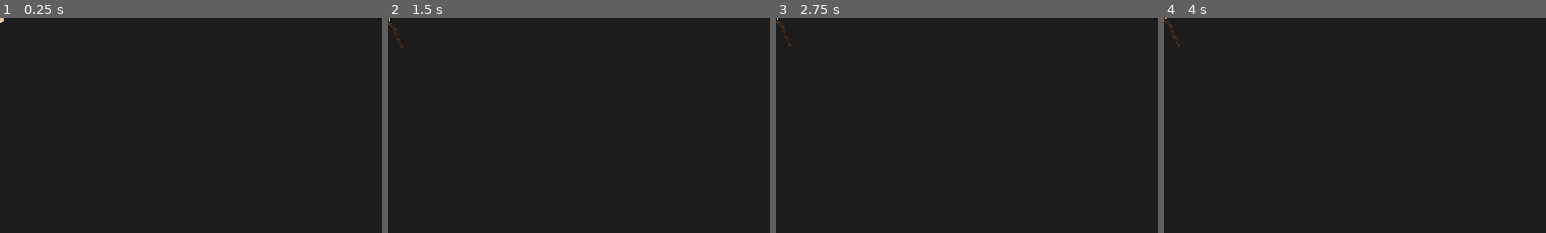
Above: before the commit, frames 1-4 (left to right).
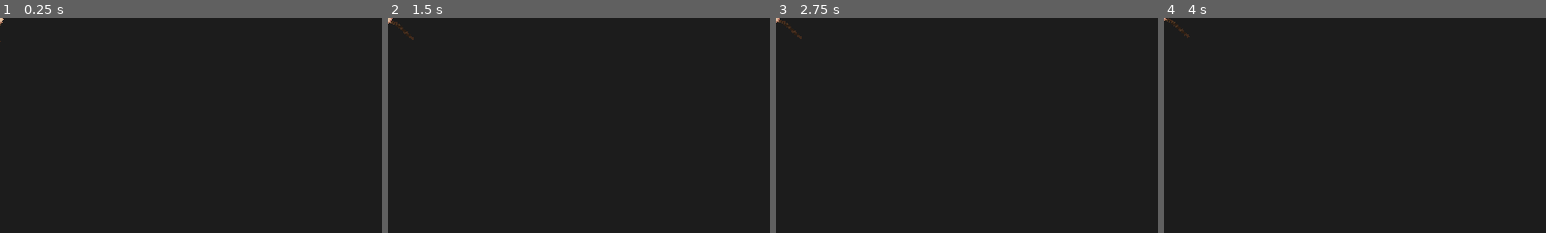
Above: after the commit, the same moments.

Repository: PbssSoftware/Core_Bound
Game: Godot game, scene res://Scenes/Body_parts/magic_weapons/emerald_staff.tscn
Two runs of this game, one before a commit and one after it. Both use one fixed random seed, a clock stepped at 60 frames per second and the inputs below. This scene is started directly instead of the project's main scene. Sound files missing from this copy of the repository are replaced by a short silence.
Inputs (mouse positions are % of the whole screen's width and height, from its top left):
- Up to frame 1 (0.25 s): no input
- Up to frame 2 (1.5 s): tap Enter at 0.5 s; move the mouse to (72, 45) at 0.52 s; hold A (A_KEY) 0.53-1.25 s; click (72, 45) at 0.67 s; tap Space at 1.25 s; drag from (30, 55) to (45, 70) at 1.27 s
- Up to frame 3 (2.75 s): tap Enter at 2 s; move the mouse to (60, 28) at 2.02 s; hold F (F_KEY) from 2.03 s (still down); click (60, 28) at 2.17 s
- Up to frame 4 (4 s): release F (F_KEY) at 2.75 s; tap Space at 2.75 s; drag from (45, 70) to (20, 35) at 2.77 s; tap Enter at 3.5 s; move the mouse to (80, 65) at 3.52 s; hold S (S_KEY) from 3.53 s (still down); click (80, 65) at 3.67 s
The pictures show only the part of the screen within x 0-50%, y 0-50%; the shares and areas given below are measured in that part.

The runs differ from the first frame. In frame 1, less than 0.1% of the frame differs, in the area x 0-1%, y 0-12%; in frame 2, 0.1%; in frame 3, 0.1%; in frame 4, 0.1%, in the area x 0-7%, y 0-14%.

Commit message:
animation correction/sprite correction
finally found what was making the idle and run animation from the player look weird, and some new better sprites for the starting gear

Diff:
--- a/Scenes/Body_parts/Chest/mage_chest.tscn
+++ b/Scenes/Body_parts/Chest/mage_chest.tscn
@@ -73,7 +73,6 @@
 
 [node name="Chest_texture" type="Sprite2D" parent="."]
 z_index = -1
-position = Vector2(0, -3)
 scale = Vector2(3, 3)
 texture = ExtResource("2_bs0a0")
 
--- a/Scenes/Body_parts/Chest/nobodys_chest.tscn
+++ b/Scenes/Body_parts/Chest/nobodys_chest.tscn
@@ -7,7 +7,7 @@
 script = ExtResource("1_bhmw3")
 
 [node name="Chest_texture" type="Sprite2D" parent="."]
-z_index = -3
+z_index = -1
 scale = Vector2(3, 3)
 texture = ExtResource("2_copr0")
 
--- a/Scenes/Body_parts/Chest/ranger_chest.tscn
+++ b/Scenes/Body_parts/Chest/ranger_chest.tscn
@@ -1,56 +1,11 @@
-[gd_scene load_steps=6 format=3 uid="uid://cv84glsvckn1k"]
+[gd_scene load_steps=3 format=3 uid="uid://cv84glsvckn1k"]
 
 [ext_resource type="Script" path="res://Scripts/base_body_scripts/ranger_chest.gd" id="1_m8k05"]
 [ext_resource type="Texture2D" uid="uid://c1b2dwt8afbe5" path="res://Sprites/Body_parts_anims/Chest/ranger_chest.png" id="2_68fag"]
-
-[sub_resource type="Animation" id="Animation_3rmqw"]
-resource_name = "chest"
-length = 3.0
-tracks/0/type = "value"
-tracks/0/imported = false
-tracks/0/enabled = true
-tracks/0/path = NodePath(".:position")
-tracks/0/interp = 1
-tracks/0/loop_wrap = true
-tracks/0/keys = {
-"times": PackedFloat32Array(0, 0.3, 0.6, 0.9, 1.2, 1.5, 1.8, 2.1, 2.4, 2.7),
-"transitions": PackedFloat32Array(1, 1, 1, 1, 1, 1, 1, 1, 1, 1),
-"update": 0,
-"values": [Vector2(0, -3), Vector2(0, 0), Vector2(0, 3), Vector2(0, 3), Vector2(0, 3), Vector2(0, 0), Vector2(0, -3), Vector2(0, -3), Vector2(0, -3), Vector2(0, -3)]
-}
-
-[sub_resource type="Animation" id="Animation_kd5xv"]
-resource_name = "chest_run"
-length = 2.3
-tracks/0/type = "value"
-tracks/0/imported = false
-tracks/0/enabled = true
-tracks/0/path = NodePath(".:position")
-tracks/0/interp = 1
-tracks/0/loop_wrap = true
-tracks/0/keys = {
-"times": PackedFloat32Array(0, 0.3, 0.6, 0.9, 1.2, 1.5, 1.8, 2, 2.2),
-"transitions": PackedFloat32Array(1, 1, 1, 1, 1, 1, 1, 1, 1),
-"update": 0,
-"values": [Vector2(0, -3), Vector2(0, -6), Vector2(0, -3), Vector2(0, -3), Vector2(0, -3), Vector2(0, -6), Vector2(0, -3), Vector2(0, 0), Vector2(0, 0)]
-}
-
-[sub_resource type="AnimationLibrary" id="AnimationLibrary_djf7h"]
-_data = {
-"chest": SubResource("Animation_3rmqw"),
-"chest_run": SubResource("Animation_kd5xv")
-}
 
 [node name="ranger_chest" type="Node2D"]
 script = ExtResource("1_m8k05")
 
 [node name="Chest_texture" type="Sprite2D" parent="."]
-position = Vector2(0, -3)
 scale = Vector2(3, 3)
 texture = ExtResource("2_68fag")
-
-[node name="AnimationPlayer" type="AnimationPlayer" parent="Chest_texture"]
-speed_scale = 2.0
-libraries = {
-"": SubResource("AnimationLibrary_djf7h")
-}
--- a/Scenes/Body_parts/Chest/warrior_chest.tscn
+++ b/Scenes/Body_parts/Chest/warrior_chest.tscn
@@ -73,7 +73,6 @@
 
 [node name="Chest_texture" type="Sprite2D" parent="."]
 z_index = -1
-position = Vector2(0, -3)
 scale = Vector2(3, 3)
 texture = ExtResource("1_ma6y4")
 
--- a/Scenes/Body_parts/Legs/warrior_legs.tscn
+++ b/Scenes/Body_parts/Legs/warrior_legs.tscn
@@ -210,8 +210,8 @@
 [node name="legs_texture" type="Sprite2D" parent="."]
 z_index = -2
 scale = Vector2(3, 3)
-texture = ExtResource("2_ebq5d")
-hframes = 8
+texture = ExtResource("2_hddc0")
+hframes = 10
 frame = 1
 
 [node name="AnimationPlayer" type="AnimationPlayer" parent="legs_texture"]
--- a/Scenes/Body_parts/magic_weapons/emerald_staff.tscn
+++ b/Scenes/Body_parts/magic_weapons/emerald_staff.tscn
@@ -135,6 +135,7 @@
 [sub_resource type="Animation" id="Animation_5vbha"]
 resource_name = "idle"
 length = 1.5
+loop_mode = 1
 tracks/0/type = "value"
 tracks/0/imported = false
 tracks/0/enabled = true
@@ -143,13 +144,14 @@
 tracks/0/loop_wrap = true
 tracks/0/keys = {
 "times": PackedFloat32Array(0, 0.8, 1.5),
-"transitions": PackedFloat32Array(0.5, 2, 1),
+"transitions": PackedFloat32Array(-0.5, -0.5, 1),
 "update": 0,
 "values": [Vector2(0, 0), Vector2(0, 10), Vector2(0, 0)]
 }
 
 [sub_resource type="Animation" id="Animation_4vm56"]
 resource_name = "run"
+length = 0.8
 tracks/0/type = "value"
 tracks/0/imported = false
 tracks/0/enabled = true
@@ -157,8 +159,8 @@
 tracks/0/interp = 1
 tracks/0/loop_wrap = true
 tracks/0/keys = {
-"times": PackedFloat32Array(0, 0.3, 0.5, 0.8, 1),
-"transitions": PackedFloat32Array(1, 0.5, 1, 0.5, 1),
+"times": PackedFloat32Array(0, 0.2, 0.4, 0.6, 0.8),
+"transitions": PackedFloat32Array(-0.5, -0.5, -0.5, -0.5, 1),
 "update": 0,
 "values": [Vector2(0, 0), Vector2(5, -5), Vector2(0, 0), Vector2(-5, -5), Vector2(0, 0)]
 }
@@ -306,6 +308,7 @@
 
 [node name="weapon_sprite" type="Sprite2D" parent="."]
 z_index = -3
+rotation = -0.436332
 scale = Vector2(3, 3)
 texture = ExtResource("2_he6i1")
 
@@ -340,6 +343,7 @@
 [node name="atk_cooldown_timer" type="Timer" parent="."]
 
 [node name="Detection_area" type="Area2D" parent="."]
+visible = false
 collision_mask = 2
 
 [node name="CollisionShape2D" type="CollisionShape2D" parent="Detection_area"]
--- a/Scenes/player.tscn
+++ b/Scenes/player.tscn
@@ -286,6 +286,21 @@
 [sub_resource type="CanvasItemMaterial" id="CanvasItemMaterial_57h6t"]
 light_mode = 1
 
+[sub_resource type="Animation" id="Animation_phkcx"]
+length = 0.001
+tracks/0/type = "value"
+tracks/0/imported = false
+tracks/0/enabled = true
+tracks/0/path = NodePath("pinpoint:position")
+tracks/0/interp = 1
+tracks/0/loop_wrap = true
+tracks/0/keys = {
+"times": PackedFloat32Array(0),
+"transitions": PackedFloat32Array(1),
+"update": 0,
+"values": [Vector2(0, -3)]
+}
+
 [sub_resource type="Animation" id="Animation_my4at"]
 resource_name = "idle"
 length = 3.0
@@ -299,7 +314,7 @@
 "times": PackedFloat32Array(0, 0.3, 0.6, 0.9, 1.2, 1.5, 2.4, 2.7),
 "transitions": PackedFloat32Array(1, 1, 1, 1, 1, 1, 1, 1),
 "update": 0,
-"values": [Vector2(0, -5), Vector2(0, -5), Vector2(0, 0), Vector2(0, 0), Vector2(0, 0), Vector2(0, 0), Vector2(0, -5), Vector2(0, -5)]
+"values": [Vector2(0, -3), Vector2(0, -3), Vector2(0, 0), Vector2(0, 0), Vector2(0, 0), Vector2(0, 0), Vector2(0, -3), Vector2(0, -3)]
 }
 
 [sub_resource type="Animation" id="Animation_cryf8"]
@@ -315,22 +330,7 @@
 "times": PackedFloat32Array(0, 0.3, 0.6, 0.9, 1.2, 1.5, 1.8),
 "transitions": PackedFloat32Array(1, 1, 1, 1, 1, 1, 1),
 "update": 0,
-"values": [Vector2(0, 0), Vector2(0, -3), Vector2(0, 0), Vector2(0, 0), Vector2(0, 0), Vector2(0, -3), Vector2(0, 0)]
-}
-
-[sub_resource type="Animation" id="Animation_phkcx"]
-length = 0.001
-tracks/0/type = "value"
-tracks/0/imported = false
-tracks/0/enabled = true
-tracks/0/path = NodePath("pinpoint:position")
-tracks/0/interp = 1
-tracks/0/loop_wrap = true
-tracks/0/keys = {
-"times": PackedFloat32Array(0),
-"transitions": PackedFloat32Array(1),
-"update": 0,
-"values": [Vector2(0, 0)]
+"values": [Vector2(0, -3), Vector2(0, -6), Vector2(0, -3), Vector2(0, -3), Vector2(0, -3), Vector2(0, -6), Vector2(0, -3)]
 }
 
 [sub_resource type="AnimationLibrary" id="AnimationLibrary_5a44k"]
@@ -1280,6 +1280,7 @@
 light_mask = 2
 
 [node name="pinpoint" type="Marker2D" parent="Body"]
+position = Vector2(0, -3)
 
 [node name="head" type="Marker2D" parent="Body/pinpoint"]
 
@@ -1402,10 +1403,10 @@
 anchor_top = 0.5
 anchor_right = 0.5
 anchor_bottom = 0.5
-offset_left = -490.0
-offset_top = -212.0
-offset_right = 510.0
-offset_bottom = 188.0
+offset_left = 310.0
+offset_top = 238.0
+offset_right = 1310.0
+offset_bottom = 638.0
 grow_horizontal = 2
 grow_vertical = 2
 scale = Vector2(1e-05, 1e-05)
--- a/Scripts/base_body_scripts/ranger_chest.gd
+++ b/Scripts/base_body_scripts/ranger_chest.gd
@@ -1 +1,2 @@
 extends base_chest
+class_name ranger_chest
Binary file changed: Sprites/Body_parts_anims/Head/nobodys_head.png
Binary file changed: Sprites/Body_parts_anims/Legs/nobodys_legs_idle.png
Binary file changed: Sprites/Body_parts_anims/hands/l_hand.png
Binary file changed: Sprites/Body_parts_anims/hands/r_hand.png
Binary file changed: Sprites/Body_parts_anims/parts_icons/nobodys_head.png
